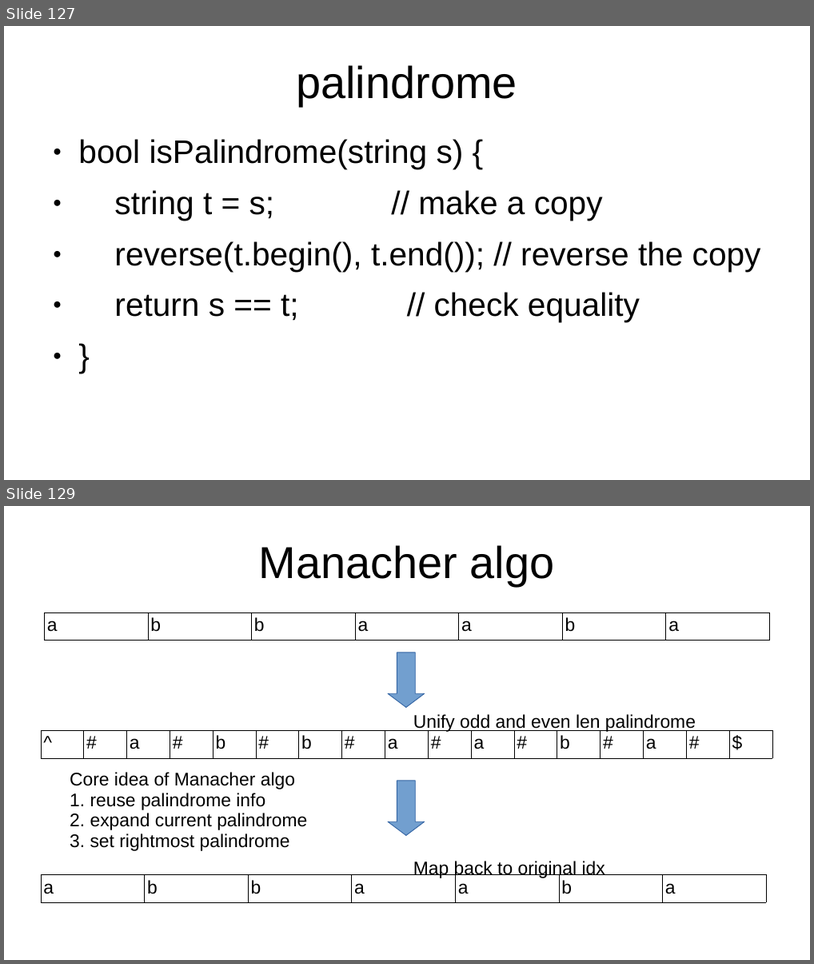
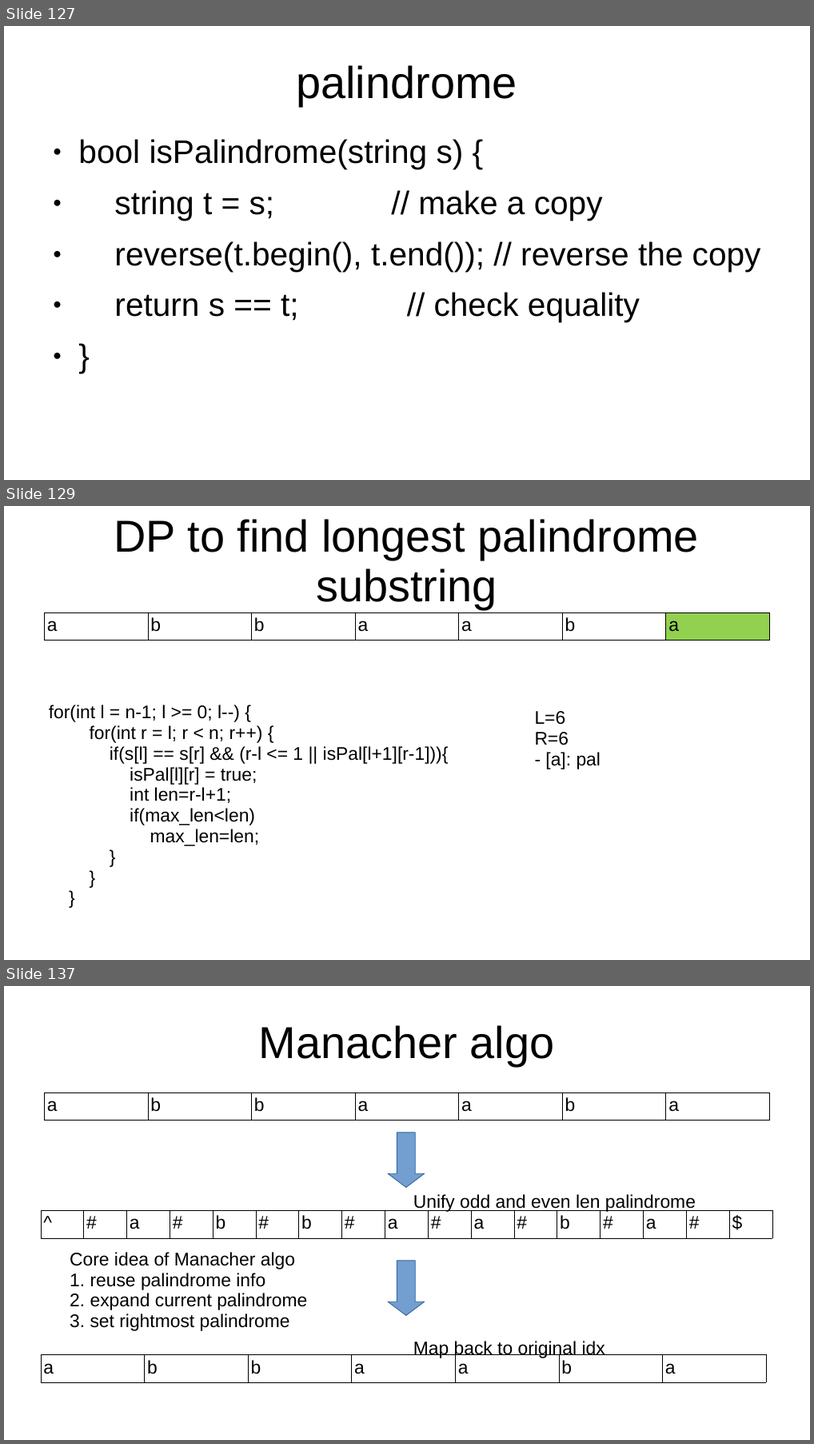
Before and after one commit to kindaichinisan/CompetitiveProgramming, a slide deck: MyCode/competitive_programming.ppt. Shown one above the other, each under a label of ours: slides 127 and 129 before the commit, slides 127, 129 and 137 after it; the slides between them are not shown. The pictures are 814x964 and 814x1444 pixels, drawn with LibreOffice and Linux fonts; fonts in the diff are those of the drawing. Boxes give left, top, right and bottom in pixels: in the first picture for what was removed or moved away, otherwise in the second. Text is boxed around its words. In the diff, an @@ line names an element or a change of style, - is before the commit and + after.

```diff
--- a/MyCode/competitive_programming.ppt
+++ b/MyCode/competitive_programming.ppt
@@ slide 129 added at (4,506,810,960), background #FFFFFF @@
@@ title added at (114,519,699,609), 44 pt, text #000000 @@
+DP to find longest palindrome substring
@@ table added at (44,612,772,640), 1 rows, 7 columns @@
+a | b | b | a | a | b | a
@@ text added at (49,704,449,846), 18 pt, text #000000 @@
+for(int l = n-1; l >= 0; l--) {
+for(int r = l; r < n; r++) {
+if(s[l] == s[r] && (r-l <= 1 || isPal[l+1][r-1])){
+isPal[l][r] = true;
+int len=r-l+1;
+if(max_len<len)
+max_len=len;
+}
+}
+}
@@ text added at (535,711,601,769), 18 pt, text #000000 @@
+L=6
+R=6
+- [a]: pal
@@ what was slide 129 is now slide 137 @@
```
Also in this commit, not shown: 1 slide changed, 7 other slides added, 1 other file.
